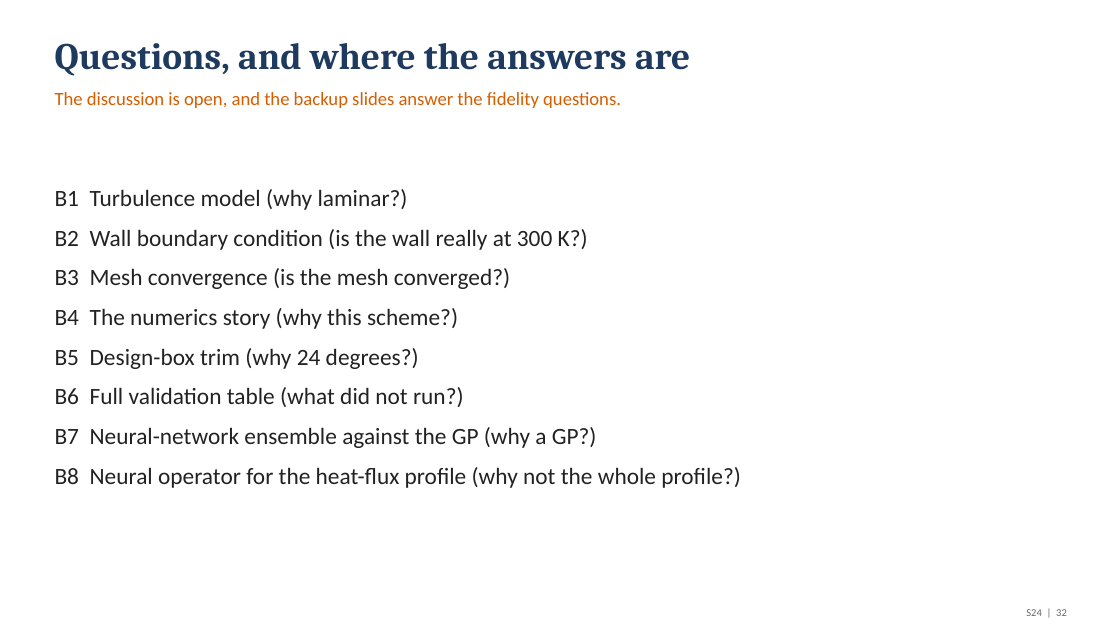
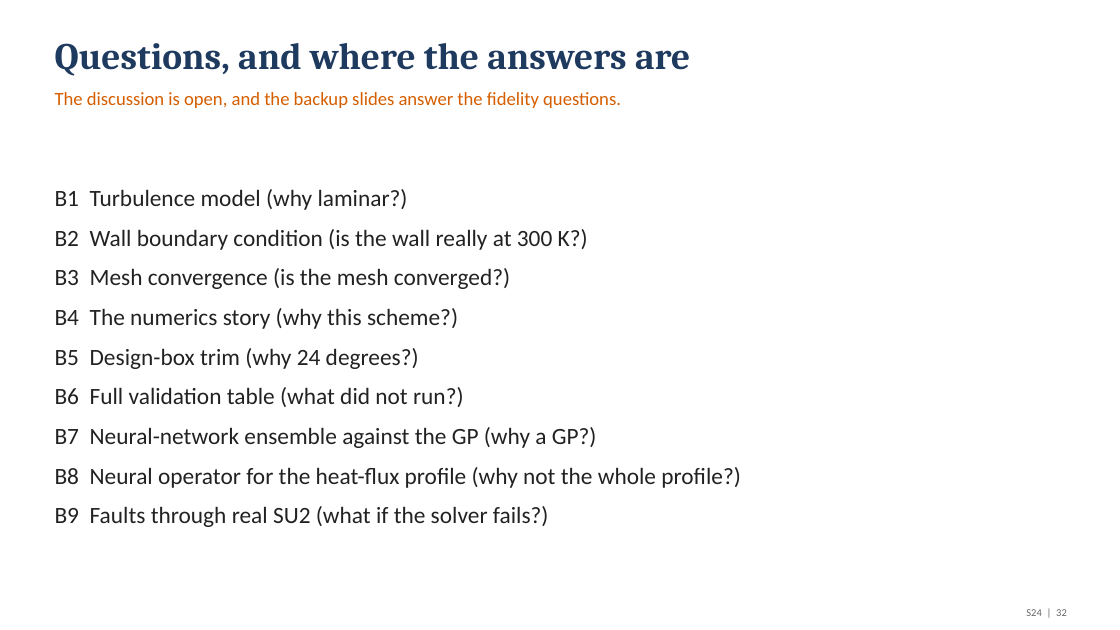
Before and after one commit to emarinhoss/ai-engineering, a slide deck: slide 32 of docs/talk/deck.pptx. Drawn at 1120x630 pixels with LibreOffice and Linux fonts; fonts in the diff are those of the drawing. Boxes give left, top, right and bottom in pixels: in the first picture for what was removed or moved away, otherwise in the second. Text is boxed around its words. In the diff, an @@ line names an element or a change of style, - is before the commit and + after.

```diff
--- a/docs/talk/deck.pptx
+++ b/docs/talk/deck.pptx
@@ text at <box>55,506,549,527</box>: paragraph added @@
+B9 Faults through real SU2 (what if the solver fails?)
```
Also in this commit, not shown: 2 other slides changed, 1 slide added, 20 other files.
